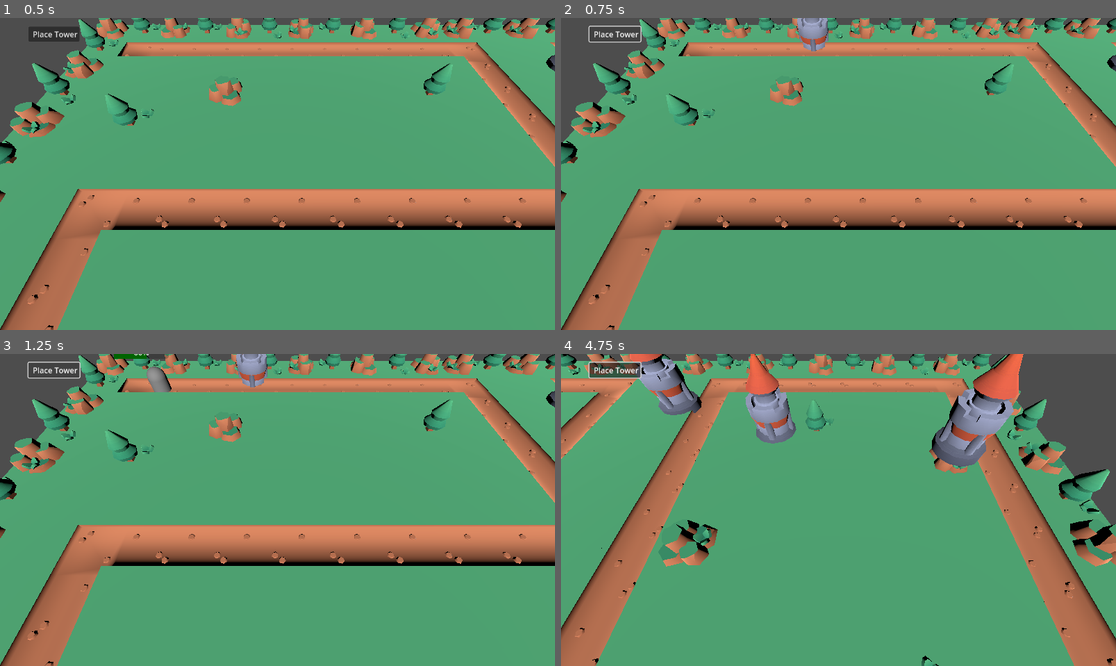
Above: before the commit, frames 1-4 (two rows, left to right).
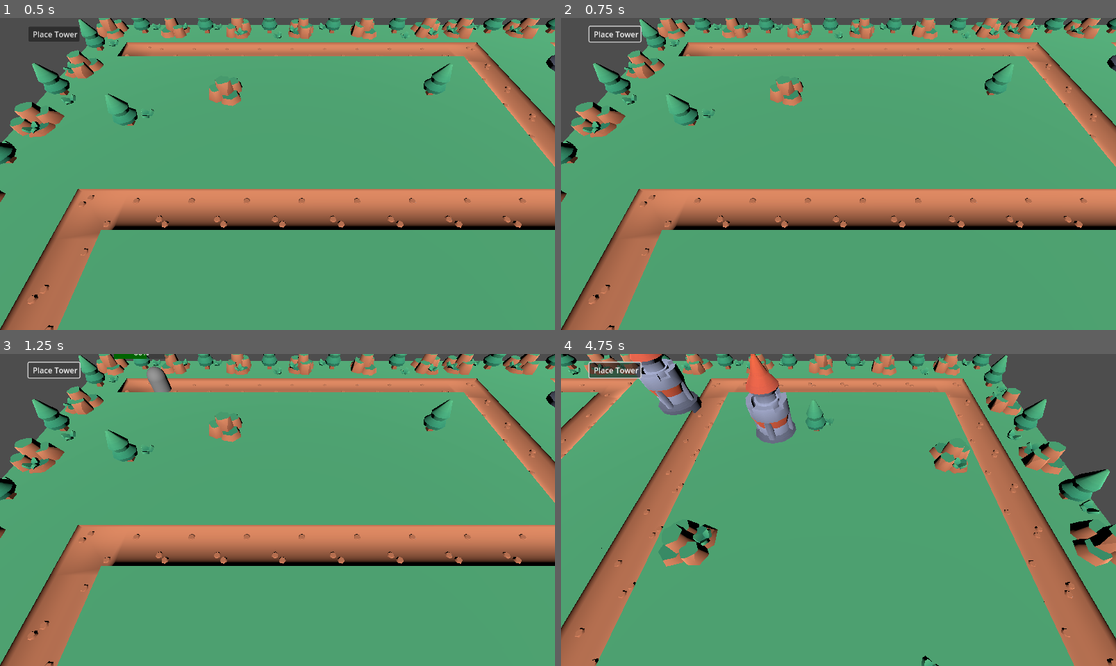
Above: after the commit, the same moments.

Repository: vhladko/tower_defence
Game: Godot game, scene res://main.tscn
The game is run twice, just before and just after one commit, with the same random seed, the same clock (stepped at 60 frames per second) and the same inputs.
Inputs (mouse positions are in pixels of both pictures, inside the frame that each line leads up to):
- Up to frame 1 (0.5 s): no input
- Up to frame 2 (0.75 s): click "Place Tower" at 0.5 s
- Up to frame 3 (1.25 s): no input
- Up to frame 4 (4.75 s): move the mouse to (960, 494) at 1.27 s; hold Right (ui_right) 1.28-2 s; tap Mouse wheel up (zoom_in) at 1.35, 2.85, 4.35 s; click (960, 494) at 1.42 s; drag from (727, 525) to (810, 572) at 2.02 s; tap Enter at 2.75 s; move the mouse to (894, 441) at 2.77 s; hold Right (ui_right) 2.78-3.5 s; drag from (810, 572) to (672, 463) at 3.52 s; tap Space at 4.25 s; move the mouse to (1005, 556) at 4.27 s; hold Left (ui_left) from 4.28 s (still down)

Frame 1 is identical in both runs. In frame 2, 0.5% of the frame differs, in the area x 42-49%, y 0-11%; in frame 3, 0.5%; in frame 4, 3.0%, in the area x 66-84%, y 0-37%.

Commit message:
add can place logic

Diff:
--- a/button.gd
+++ b/button.gd
@@ -7,6 +7,9 @@
 var _building_instance: Node3D
 var _cam: Camera3D
 var _last_valid_location: Vector3
+var _last_valid_local_location: Vector3i
+var _grid: GridMap
+var _can_place: bool
 
 var RAYCAST_LENGTH = 1000.0
 
@@ -23,15 +26,16 @@
 
 func _on_button_down():
 	_is_dragging = true
-	make_building_transparent()
 
 
 func _on_button_up():
 	_is_dragging = false
 	_building_instance.visible = false
-	var new_build = building.instantiate()
-	new_build.global_position = _last_valid_location
-	main.add_child(new_build)
+	if _can_place:
+		var new_build = building.instantiate()
+		new_build.global_position = _last_valid_location
+		_grid.add_child(new_build)
+		_grid.place_in_cell(_last_valid_local_location)
 
 func _physics_process(_delta):
 	if _is_dragging:
@@ -47,14 +51,26 @@
 			_building_instance.visible = true
 			var col = ray_result.get('collider')
 			if col is GridMap:
+				clear_texture_override()
+				_grid = col
 				var local_coords = col.local_to_map(ray_result.get("position"))
 				var global_coords = col.map_to_local(local_coords)
-				var item = col.get_cell_item(local_coords)
 				_building_instance.global_position = global_coords
 				_last_valid_location = global_coords
+				_last_valid_local_location = local_coords
+				var is_good_for_placement = false
+				var item = col.get_cell_item(local_coords)
 				if item > 0:
 					var layers = col.mesh_library.get_item_navigation_layers(item)
 					var names = get_navigation_layer_name_from_mask(layers)
+					is_good_for_placement = names.filter(func(layout_name): return layout_name == 'building_area').size() > 0
+
+				if col.is_cell_occupied(local_coords) || not is_good_for_placement:
+					make_building_error()
+					_can_place = false
+				else:
+					make_building_transparent()
+					_can_place = true
 
 		else:
 			_building_instance.global_position = Vector3(mouse_position.x, 0.2, mouse_position.y)
@@ -70,6 +86,12 @@
 				layer_name = "Layer %d" % layer_idx
 			names.append(layer_name)
 	return names
+
+func clear_texture_override():
+	var _building_model = _building_instance.get_child(0)
+	var _building_mesh = _building_model.get_child(0)
+	if _building_mesh is MeshInstance3D:
+		_building_mesh.set_surface_override_material(0, null)
 
 func make_building_transparent():
 	var _building_model = _building_instance.get_child(0)
--- a/grid_map.gd
+++ b/grid_map.gd
@@ -1,5 +1,9 @@
 extends GridMap
 
-func _ready():
-	var mesh = mesh_library.get_item_navigation_layers(1)
-	print(mesh)
+var occupied_cells := {}
+
+func place_in_cell(cell: Vector3i) -> void:
+	occupied_cells[cell] = true
+
+func is_cell_occupied(cell: Vector3i) -> bool:
+	return occupied_cells.has(cell)
